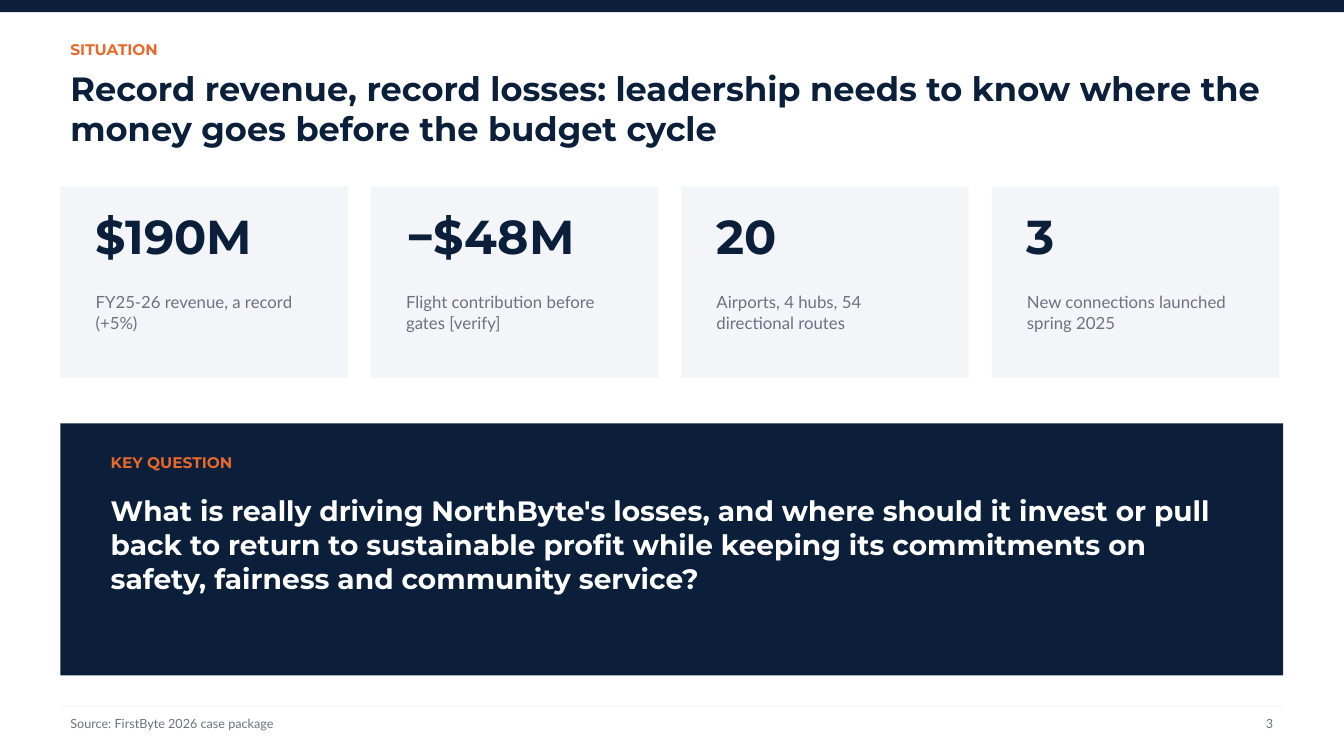
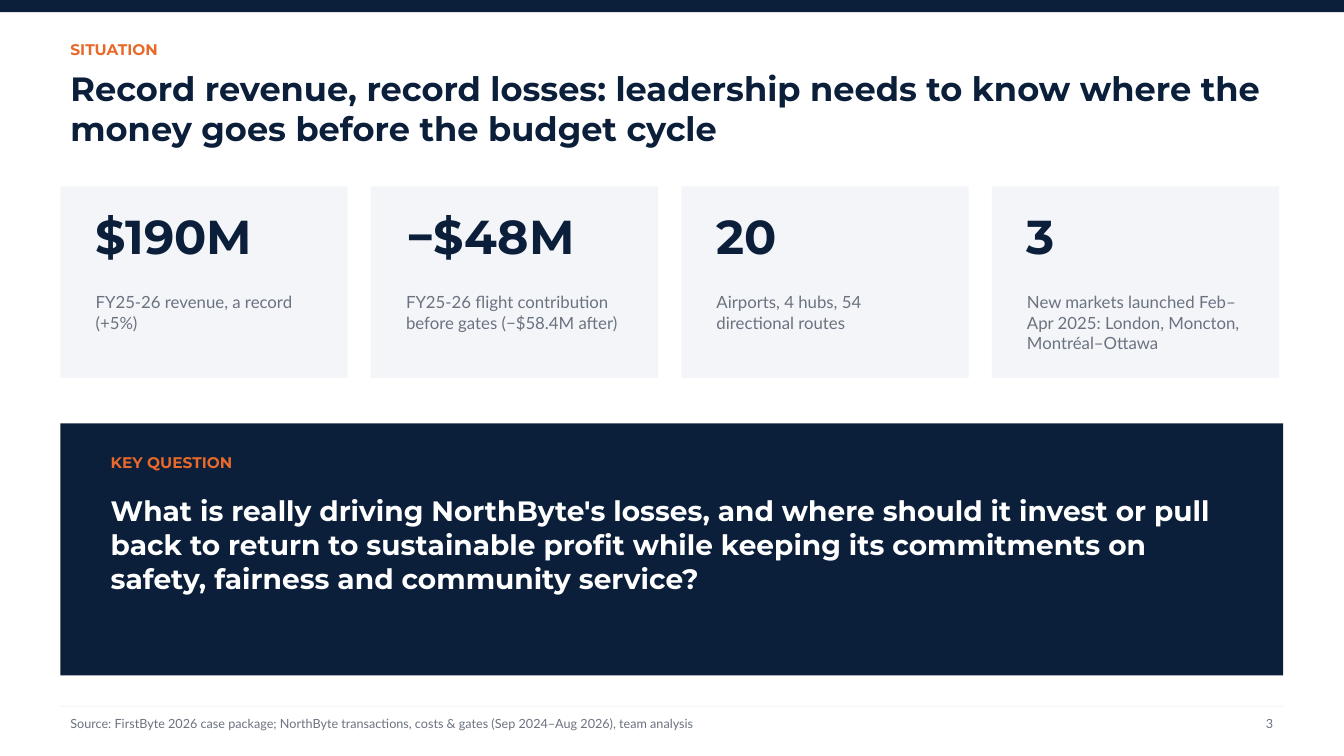
Before and after one commit to Random-Alpaca/Bolt26Airline, a slide deck: slide 3 of slides/NorthByte_FirstByte2026_template.pptx. Drawn at 1344x756 pixels with LibreOffice and Linux fonts; fonts in the diff are those of the drawing. Boxes give left, top, right and bottom in pixels: in the first picture for what was removed or moved away, otherwise in the second. Text is boxed around its words. In the diff, an @@ line names an element or a change of style, - is before the commit and + after.

```diff
--- a/slides/NorthByte_FirstByte2026_template.pptx
+++ b/slides/NorthByte_FirstByte2026_template.pptx
@@ text at (x1=406, y1=295, x2=618, y2=332): text changed @@
-Flight contribution before gates [verify]
+FY25-26 flight contribution before gates (−$58.4M after)
@@ text at (x1=1027, y1=295, x2=1239, y2=349): text changed @@
-New connections launched spring 2025
+New markets launched Feb–Apr 2025: London, Moncton, Montréal–Ottawa
@@ text at (x1=70, y1=718, x2=693, y2=731): text changed @@
-Source: FirstByte 2026 case package
+Source: FirstByte 2026 case package; NorthByte transactions, costs & gates (Sep 2024–Aug 2026), team analysis
```
Also in this commit, not shown: 18 other slides changed, 1 slide removed, 10 other files.
